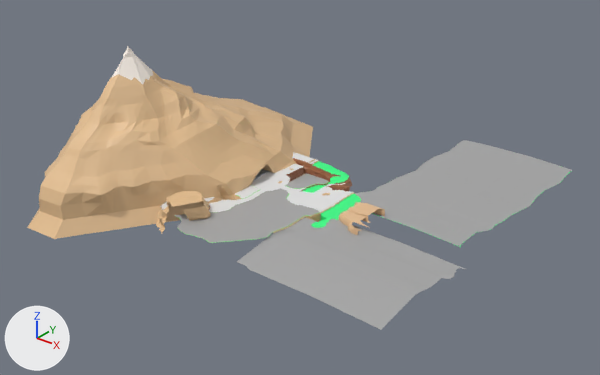
Renders of the Blender file TresFabulasGeniales/Assets/Modelos/Entorno/segundaHistoria/escena2/montaña 1.blend from each side of a commit.
One viewpoint serves both versions: a camera (50 mm lens) standing at (1055.0, -866.0, 402.0) and looking at (216.0, 183.0, -248.0). Lighting does not change. The marker at lower left points along +X, +Y and +Z.

The scene before the commit, as lines of its bpy script (objects in view):
```python
ob_cylinder = bpy.data.objects.new('Cylinder', me_cylinder)
ob_cylinder.location = (0.0, 0.0, 0.0)
```
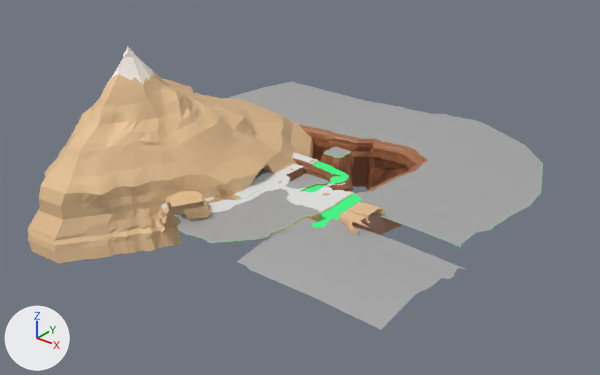
What changed in the scene script:
```text
Change me_cylinder:
    used by ob_cylinder; location = (0.0, 0.0, 0.0)
    remove me_cylinder.from_pydata(...)  # 15222 vertices, 14549 faces; spans x -232.0..606.0, y -208.0..494.0, z -252.0..16.0
    add me_cylinder.from_pydata(...)  # 16989 vertices, 16246 faces; spans x -232.0..606.0, y -213.0..606.0, z -394.0..16.0
    me_cylinder part 1: a new loose piece of 362 vertices spanning x 181.0..253.0, y 255.0..327.0, z -360.0..-216.0
    me_cylinder part 2: 39 vertices moved from x 72.0..594.0, y -122.0..494.0, z -222.0..-214.0 to x 75.0..537.0, y -127.0..547.0, z -218.0..-208.0; 67 vertices removed from x -44.0..594.0, y -208.0..494.0, z -252.0..-214.0; 1472 vertices added at x -215.0..537.0, y -213.0..606.0, z -394.0..-43.0
    me_cylinder part 3: 1 face spanning x 286.0..323.0, y 441.0..525.0, z -214.0 switches from mat_material_006 (green #79e779) to mat_material_004 (grey #a8a8a8)
```

Location of each change, [x1, y1, x2, y2] in pixels of the pictures (600 x 375 px):
'Cylinder', reshaped: before [27, 46, 572, 330]; after [28, 46, 543, 330]
part 1 of me_cylinder, added: after [321, 147, 354, 192]
part 2 of me_cylinder, built on: before [27, 140, 572, 239]; after [28, 70, 543, 263]
part 3 of me_cylinder, recoloured: after [413, 126, 448, 138]
